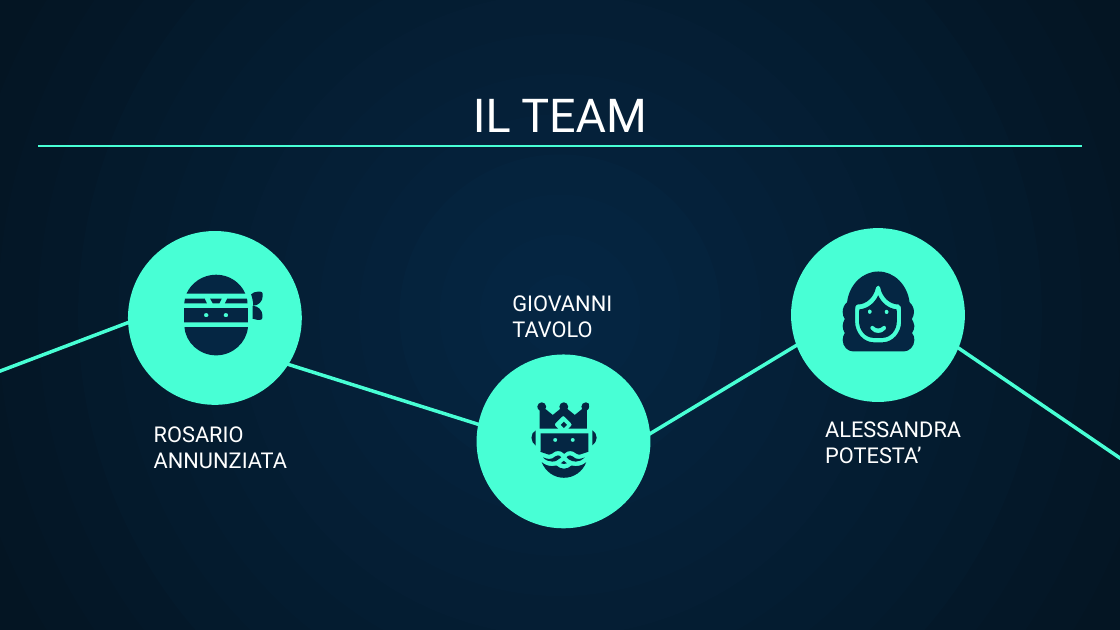
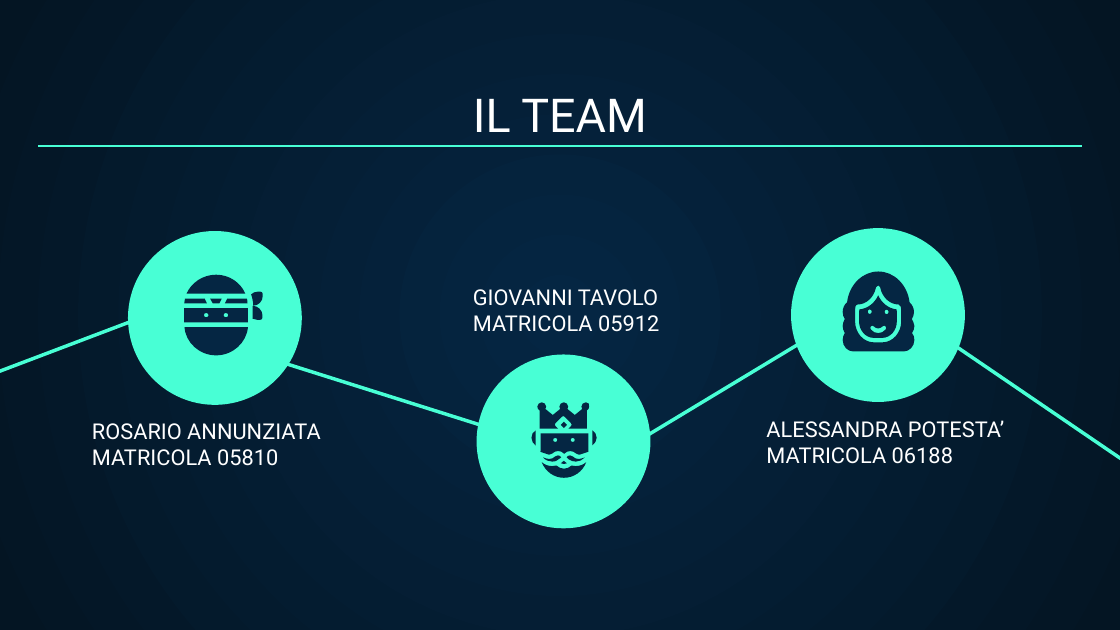
Before and after one commit to GiovanniUnisa/GiovanniUnisa, a slide deck: slide 13 of Presentazione.pptx. Drawn at 1120x630 pixels with LibreOffice and Linux fonts; fonts in the diff are those of the drawing. Boxes give left, top, right and bottom in pixels: in the first picture for what was removed or moved away, otherwise in the second. Text is boxed around its words. In the diff, an @@ line names an element or a change of style, - is before the commit and + after.

```diff
--- a/Presentazione.pptx
+++ b/Presentazione.pptx
@@ text "GIOVANNI TAVOLO": place and size @@
-text "GIOVANNI TAVOLO" at (512,295,612,338)
+text "GIOVANNI TAVOLO" at (473,289,659,332)
@@ text at (473,315,659,332): paragraph added @@
+MATRICOLA 05912
@@ text "ROSARIO ANNUNZIATA": place and size @@
-text "ROSARIO ANNUNZIATA" at (154,426,287,469)
+text "ROSARIO ANNUNZIATA" at (92,423,321,466)
@@ text "ALESSANDRA POTESTA’": place and size @@
-text "ALESSANDRA POTESTA’" at (825,421,961,464)
+text "ALESSANDRA POTESTA’" at (766,420,1004,464)
@@ text at (92,449,278,466): paragraph added @@
+MATRICOLA 05810
@@ text at (766,447,953,464): paragraph added @@
+MATRICOLA 06188
```
Also in this commit, not shown: 4 other slides changed.
